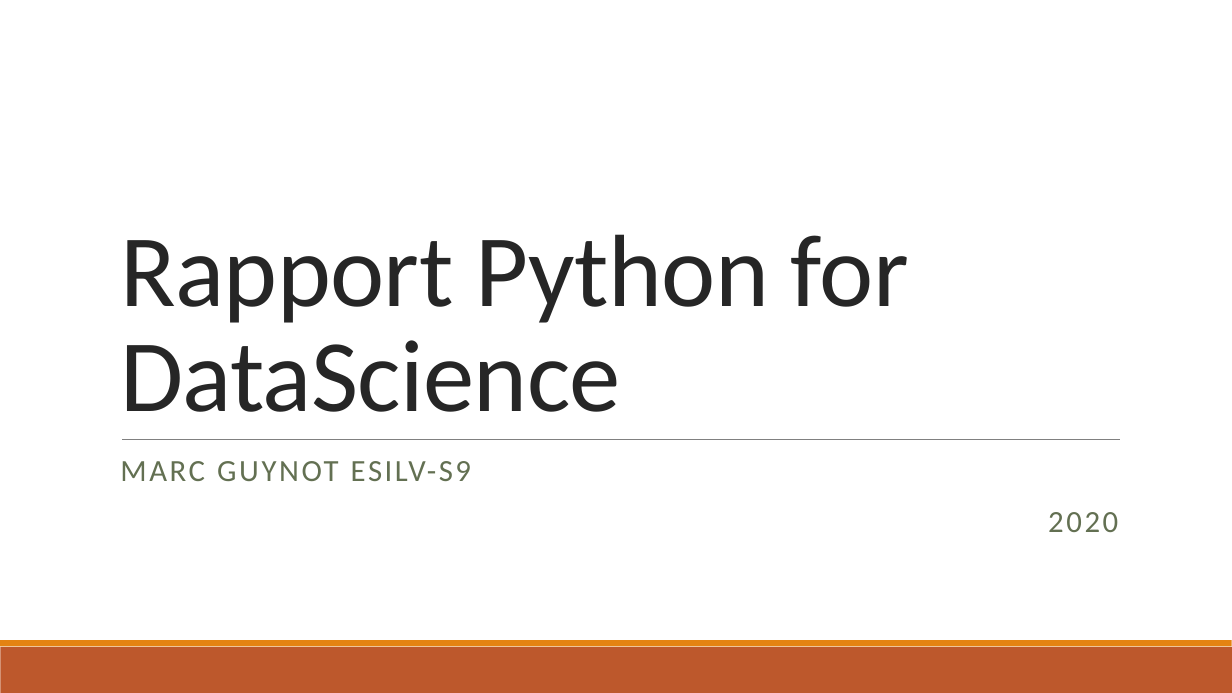
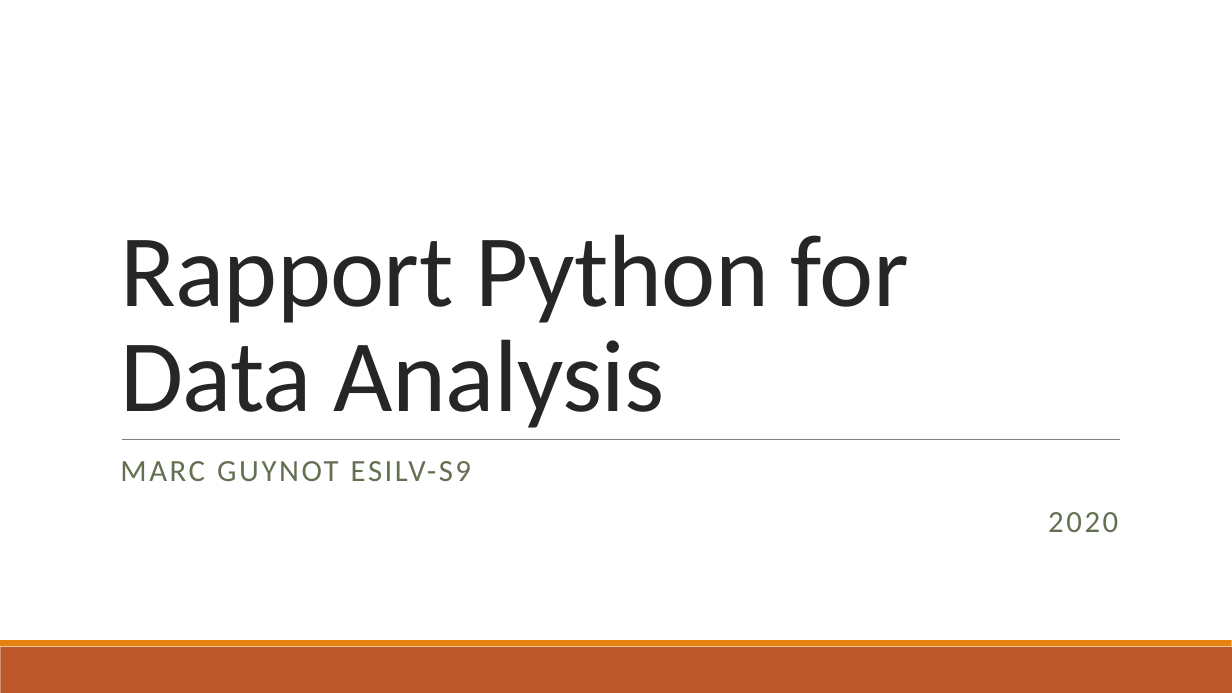
Before and after one commit to Koalananas/pythonfordata, a slide deck: slide 1 of rapport_marc_guynot.pptx. Drawn at 1232x693 pixels with LibreOffice and Linux fonts; fonts in the diff are those of the drawing. Boxes give left, top, right and bottom in pixels: in the first picture for what was removed or moved away, otherwise in the second. Text is boxed around its words. In the diff, an @@ line names an element or a change of style, - is before the commit and + after.

Commit message:
Add pdf rapport

```diff
--- a/rapport_marc_guynot.pptx
+++ b/rapport_marc_guynot.pptx
@@ title at [120, 234, 909, 428]: text changed @@
-Rapport Python for DataScience
+Rapport Python for Data Analysis
```
Also in this commit, not shown: 1 other slide changed, 4 slides added, 1 other file.
